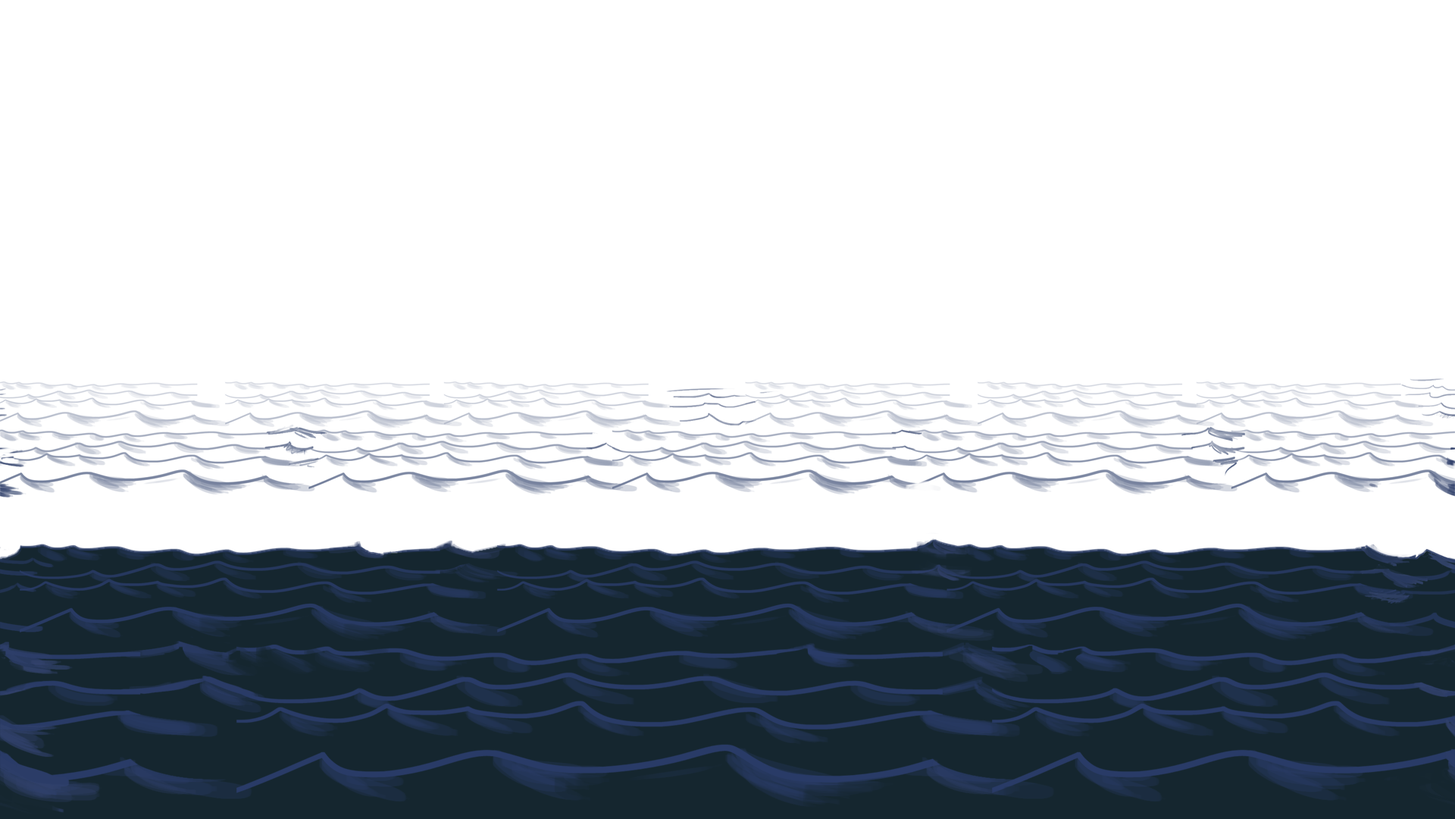
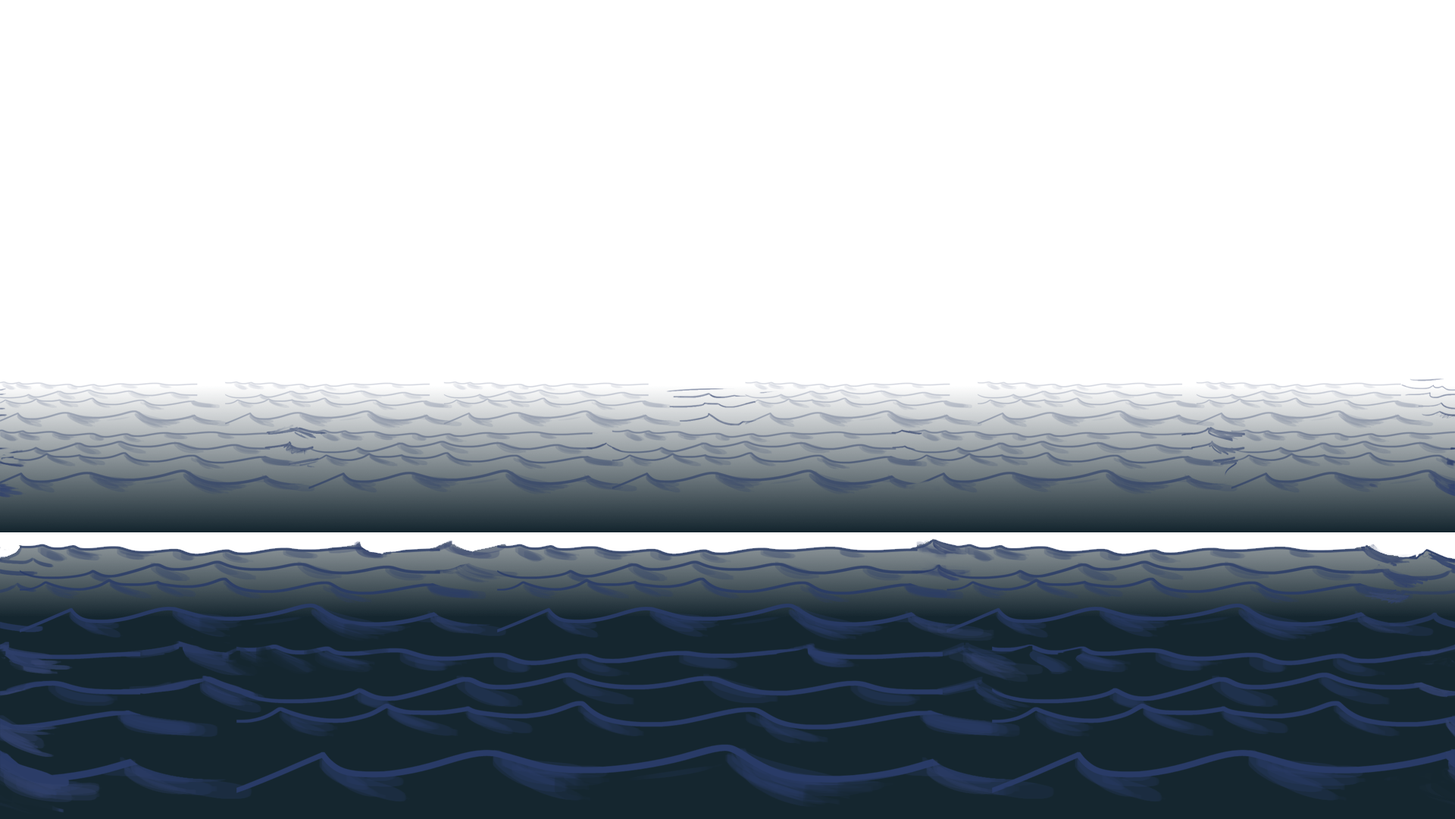
Layers edited between the first and the second 1455px x 819px image:
added layer "Дальний фон" above "Ближние волны" over [0, 386, 1455, 533]
added layer "Ближний фон" above "Ближний фон без прозрачности" over [0, 538, 1455, 617]
renamed "Слой" to "Ближний фон без прозрачности", hid it, painted on it over [0, 538, 1455, 617]
